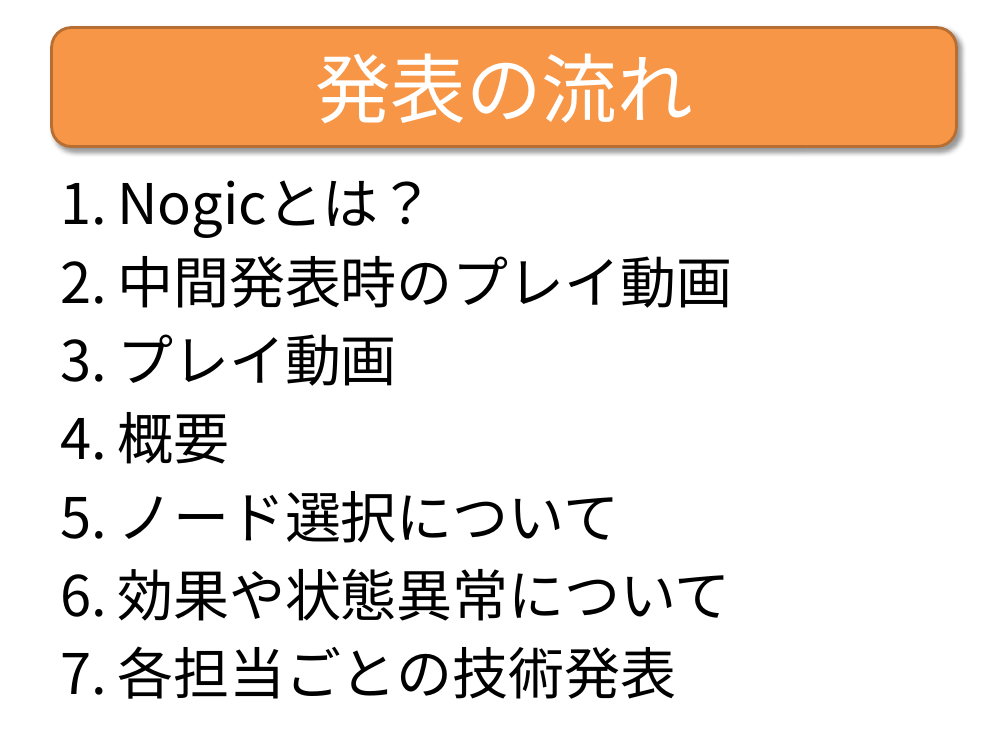
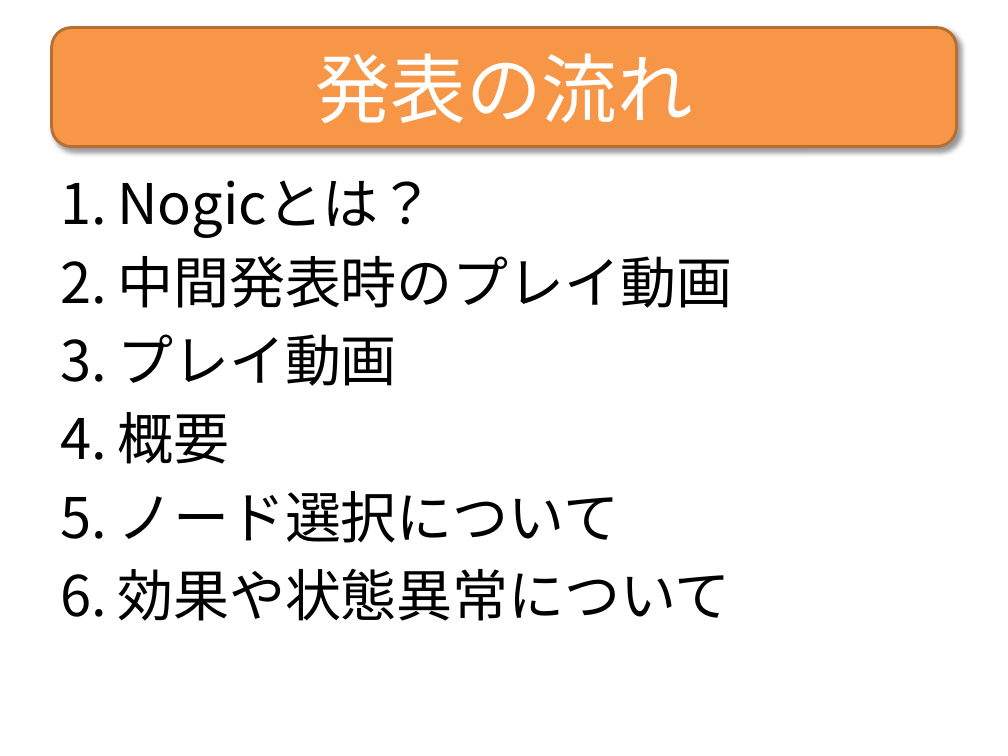
Before and after one commit to TeamNogic/Nogic, a slide deck: slide 2 of プレゼン/Nogic.pptx. Drawn at 1008x756 pixels with LibreOffice and Linux fonts; fonts in the diff are those of the drawing. Boxes give left, top, right and bottom in pixels: in the first picture for what was removed or moved away, otherwise in the second. Text is boxed around its words. In the diff, an @@ line names an element or a change of style, - is before the commit and + after.

Commit message:
pptx

```diff
--- a/プレゼン/Nogic.pptx
+++ b/プレゼン/Nogic.pptx
@@ text at (117,646,676,699): paragraph removed @@
-7. 各担当ごとの技術発表
```
Also in this commit, not shown: 1 other slide changed, 2 slides added, 6 slides removed, 6 other files.
